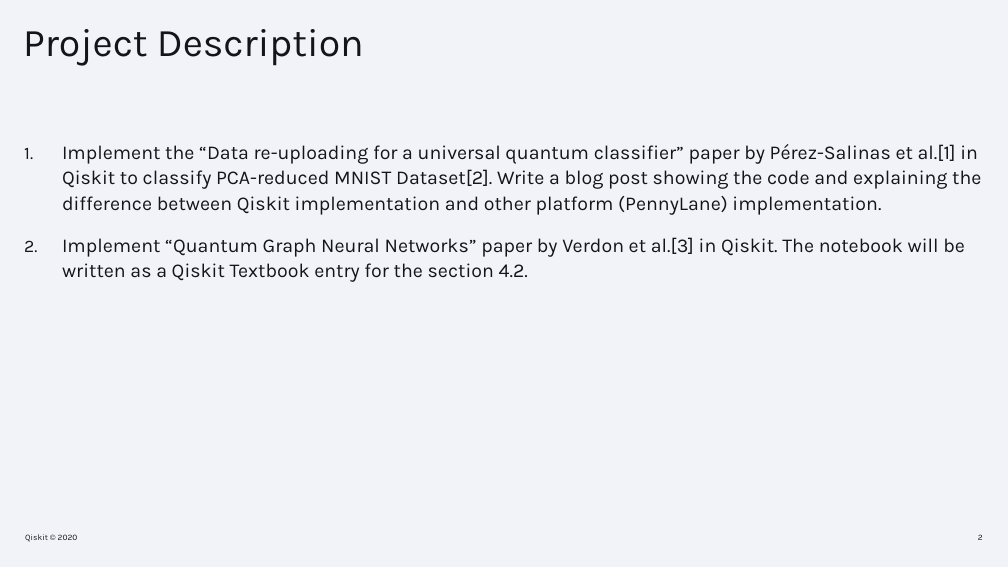
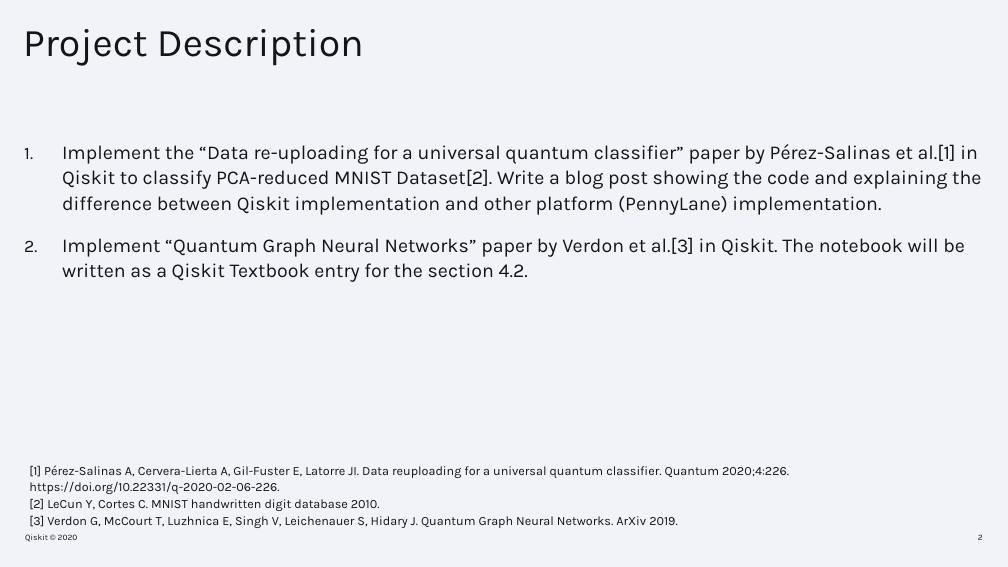
Before and after one commit to ericardomuten/qiskit-advocate-mentorship, a slide deck: slide 2 of April Mid Term Checkpoint.pptx. Drawn at 1008x567 pixels with LibreOffice and Linux fonts; fonts in the diff are those of the drawing; background and template pictures are left out. Boxes give left, top, right and bottom in pixels: in the first picture for what was removed or moved away, otherwise in the second. Text is boxed around its words. In the diff, an @@ line names an element or a change of style, - is before the commit and + after.

```diff
--- a/April Mid Term Checkpoint.pptx
+++ b/April Mid Term Checkpoint.pptx
@@ text added at (x1=29, y1=465, x2=789, y2=528), 9 pt, text #121619 @@
+[1] Pérez-Salinas A, Cervera-Lierta A, Gil-Fuster E, Latorre JI. Data reuploading for a universal quantum classifier. Quantum 2020;4:226. https://doi.org/10.22331/q-2020-02-06-226.
+[2] LeCun Y, Cortes C. MNIST handwritten digit database 2010.
+[3] Verdon G, McCourt T, Luzhnica E, Singh V, Leichenauer S, Hidary J. Quantum Graph Neural Networks. ArXiv 2019.
```
Also in this commit, not shown: 3 other slides changed, 1 slide added, 1 slide removed.
